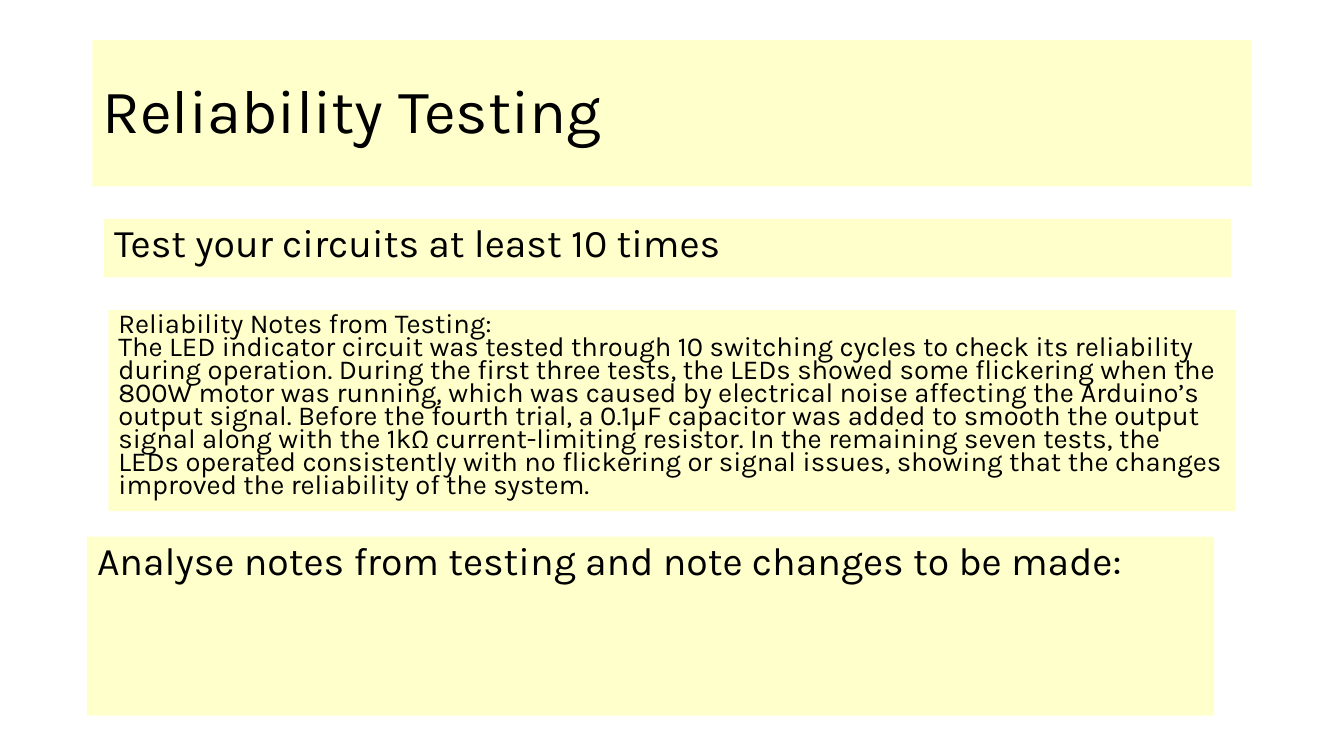
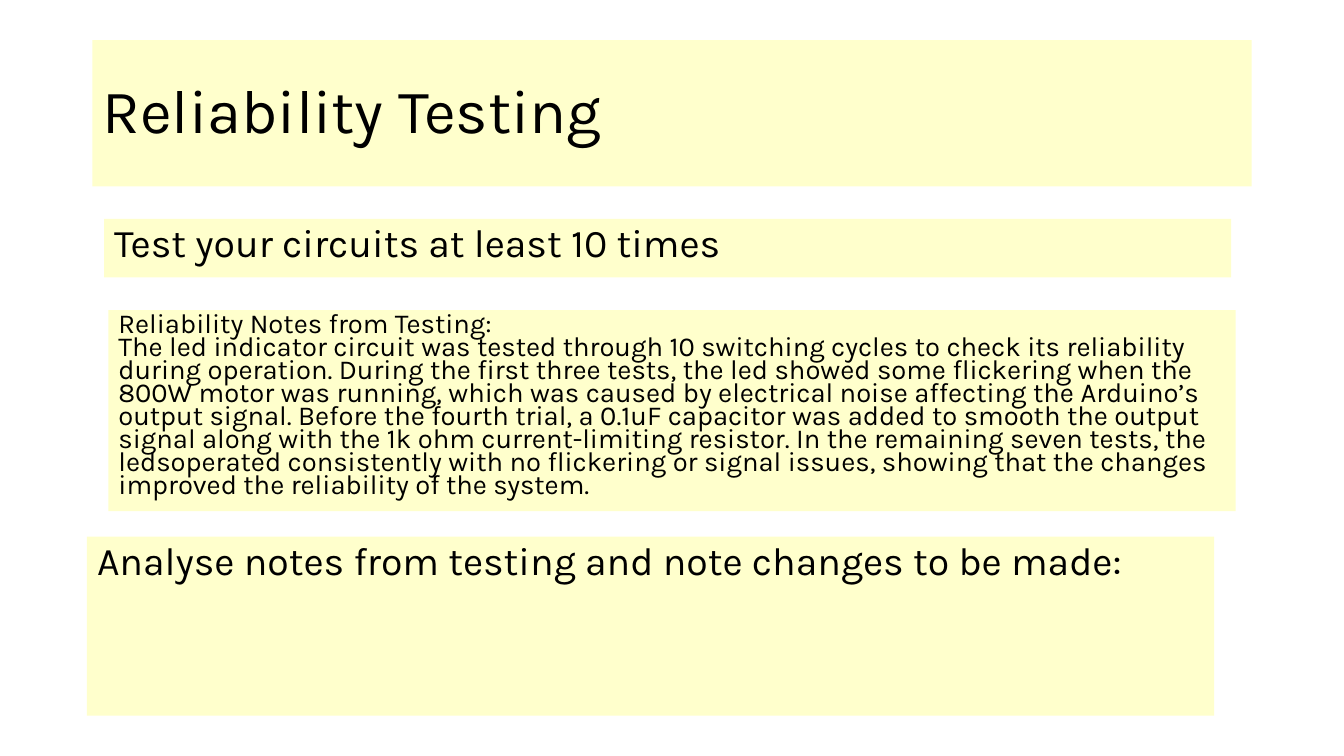
Before and after one commit to Heinrich70/Heinrich-13-Di-70cc-hybrid-pitbike, a slide deck: slide 19 of AS91904 Electronics Heinrich Venter.pptx. Drawn at 1344x756 pixels with LibreOffice and Linux fonts; fonts in the diff are those of the drawing. Boxes give left, top, right and bottom in pixels: in the first picture for what was removed or moved away, otherwise in the second. Text is boxed around its words. In the diff, an @@ line names an element or a change of style, - is before the commit and + after.

```diff
--- a/AS91904 Electronics Heinrich Venter.pptx
+++ b/AS91904 Electronics Heinrich Venter.pptx
@@ text in rectangle at bbox=[118, 308, 1206, 501]: text changed @@
-Reliability Notes from Testing:
-The LED indicator circuit was tested through 10 switching cycles to check its reliability during operation. During the first three tests, the LEDs showed some flickering when the 800W motor was running, which was caused by electrical noise affecting the Arduino’s output signal. Before the fourth trial, a 0.1µF capacitor was added to smooth the output signal along with the 1kΩ current-limiting resistor. In the remaining seven tests, the LEDs operated consistently with no flickering or signal issues, showing that the changes improved the reliability of the system.
+Reliability Notes from Testing:
+The led indicator circuit was tested through 10 switching cycles to check its reliability during operation. During the first three tests, the led showed some flickering when the 800W motor was running, which was caused by electrical noise affecting the Arduino’s output signal. Before the fourth trial, a 0.1uF capacitor was added to smooth the output signal along with the 1k ohm current-limiting resistor. In the remaining seven tests, the ledsoperated consistently with no flickering or signal issues, showing that the changes improved the reliability of the system.
```
Also in this commit, not shown: 1 other slide changed, 1 other file.
